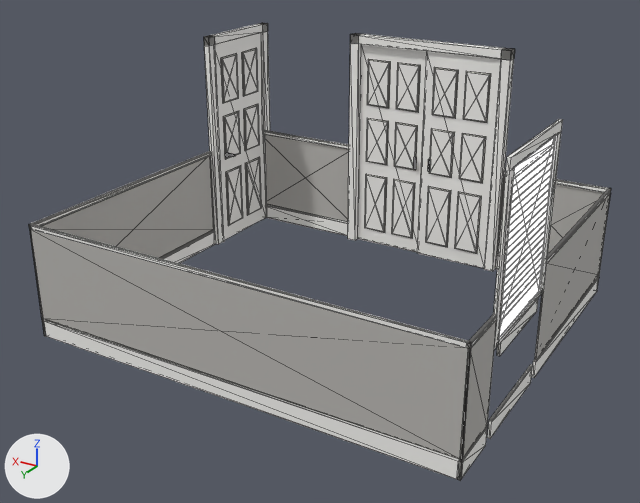
Two versions of the glTF model scratchpad/guest13/glb/guest_baseboards.glb, one commit apart.
Before and after are seen from a 50 mm lens placed at (-1.64, 4.49, 3.62), pointed at (1.93, -1.45, 0.65). Lighting does not change. The marker at lower left points along +X, +Y and +Z. The first picture is the older version. Mesh edges are drawn as thin lines. Vertices at exactly the same position are counted once.

The first picture shows 'root'.
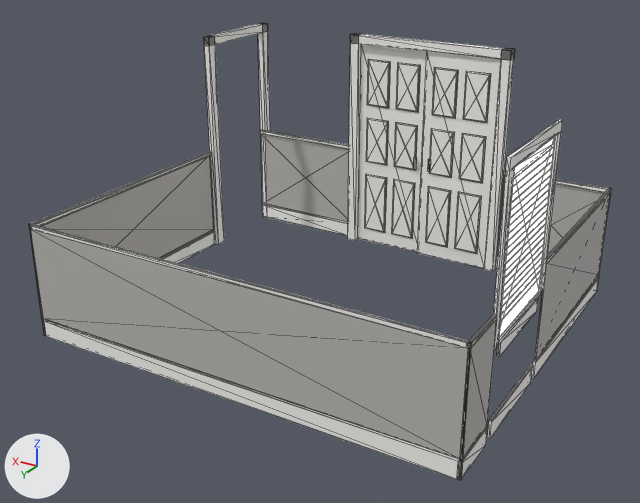
Where the change shows, as pixel boxes (x1, y1, x2, y2) in the pictures (640 x 503 px):
part 1 of me_mesh_0, deleted
    before: (221, 48, 262, 226)
part 2 of me_mesh_0, deleted
    before: (215, 33, 266, 240)

Edits to the bpy script that builds the scene:
```text
Change me_mesh_0:
    used by ob_root; location = (0.0, 0.0, 0.0)
    remove me_mesh_0.from_pydata(...)  # 805 vertices, 1344 faces; spans x 0.0..3.78, y -3.37..0.0, z 0.0..2.15
    add me_mesh_0.from_pydata(...)  # 669 vertices, 1128 faces; spans x 0.0..3.78, y -3.37..0.0, z 0.0..2.15
    me_mesh_0 part 1: 14 loose pieces with 130 vertices, spanning x 3.64..3.74, y -3.18..-2.54, z 0.14..1.92, are deleted
    me_mesh_0 part 2
    6 vertices are removed from x 3.74..3.78, y -3.28..-2.46, z 0.0..2.07
    12 faces are deleted
```
